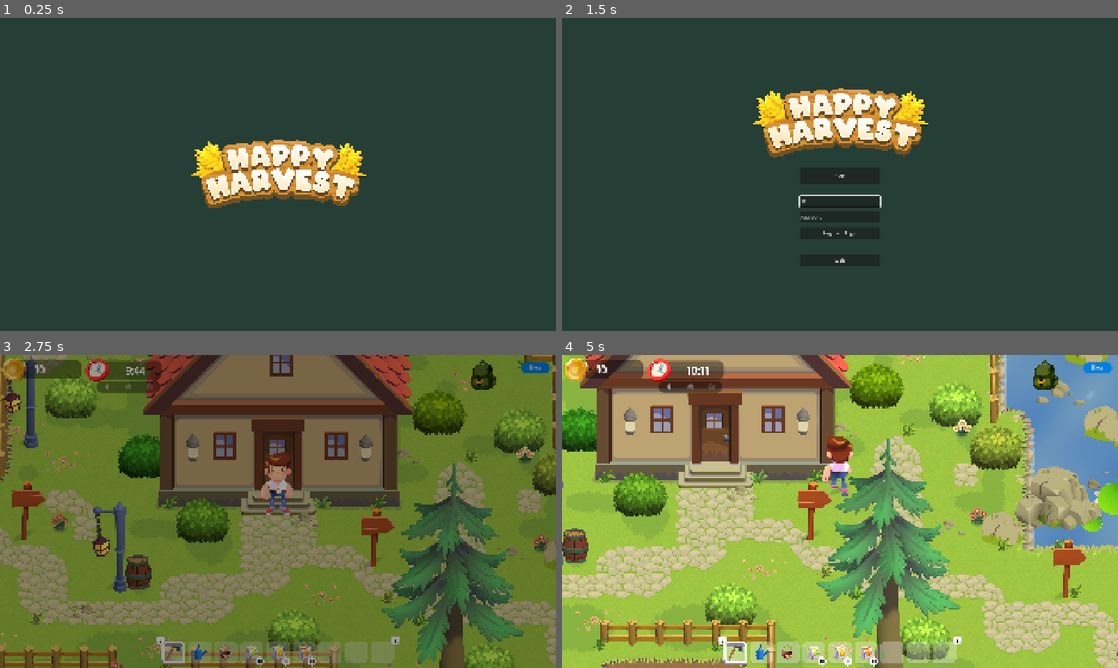
Above: before the commit, frames 1-4 (two rows, left to right).
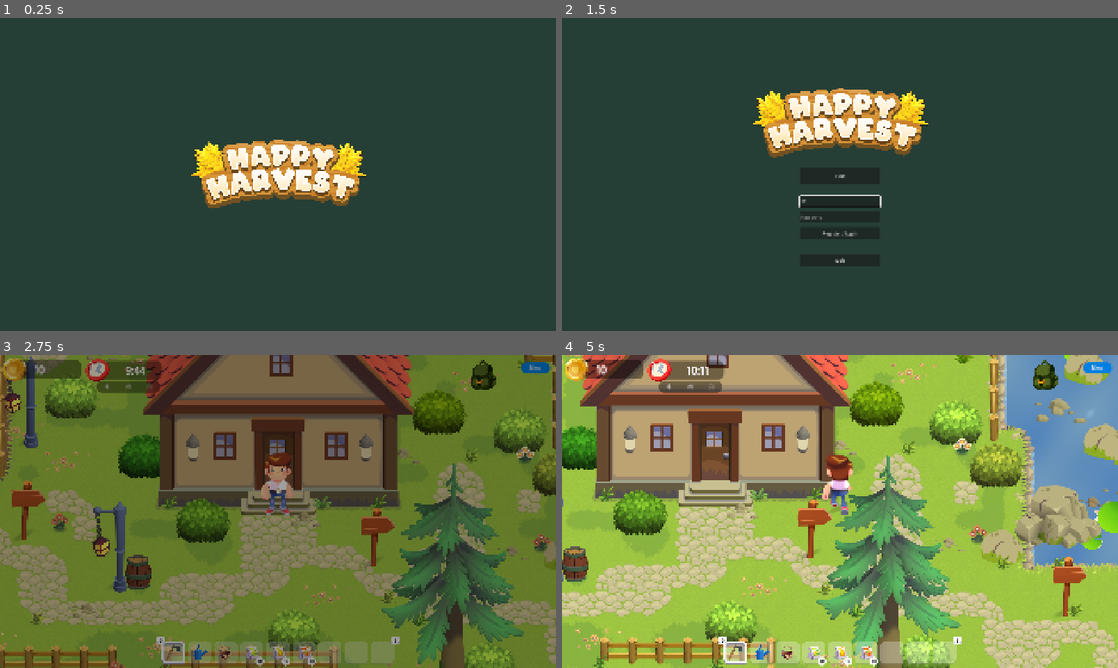
Above: after the commit, the same moments.

Repository: enjin/platform-sample-game-client-godot
Game: Godot game, scene res://scenes/loader.tscn
Same seed, same stepped clock (60 frames per second), same inputs: the game is played once before the commit and once after it.
Inputs (mouse positions are in pixels of both pictures, inside the frame that each line leads up to):
- Up to frame 1 (0.25 s): no input
- Up to frame 2 (1.5 s): tap Enter at 0.5 s; move the mouse to (962, 158) at 0.52 s; hold D (move_right) 0.53-1.25 s; hold E (equip_next) 0.53-1.25 s; click (962, 158) at 0.67 s; click (840, 202) at 1.27 s; type "12" at 1.35 s
- Up to frame 3 (2.75 s): click (278, 555) at 1.5 s; type "12" at 1.58 s; click "Start" at 2 s
- Up to frame 4 (5 s): move the mouse to (728, 527) at 2.77 s; hold S (move_down) 2.78-3.53 s; tap Q (equip_prev) at 2.85 s; move the mouse to (895, 442) at 3.52 s; press the mouse at (895, 442) at 3.53 s; hold D (move_right) 3.53-4.28 s; move the mouse to (812, 574) at 4.27 s; release the mouse at (812, 574) at 4.28 s; hold W (move_up) from 4.28 s (still down); tap E (equip_next) at 4.35 s; click (812, 574) at 4.42 s

The runs differ from the first frame. In frame 1, less than 0.1% of the frame differs, in the area x 35-65%, y 38-59%; in frame 2, 0.1%; in frame 3, 0.4%; in frame 4, 54%, in the area x 0-100%, y 0-100%.

Commit message:
various fixes

Diff:
--- a/project.godot
+++ b/project.godot
@@ -105,7 +105,7 @@
 
 [rendering]
 
-textures/canvas_textures/default_texture_filter=0
+textures/canvas_textures/default_texture_filter=1
 renderer/rendering_method="gl_compatibility"
 renderer/rendering_method.mobile="gl_compatibility"
 textures/vram_compression/import_etc2_astc=true
--- a/scenes/player/player.tscn
+++ b/scenes/player/player.tscn
@@ -48,8 +48,6 @@
 
 [node name="Camera2D" type="Camera2D" parent="."]
 zoom = Vector2(1.5, 1.5)
-position_smoothing_enabled = true
-position_smoothing_speed = 8.0
 
 [node name="StepSounds" type="Node" parent="."]
 script = ExtResource("4_steps")
